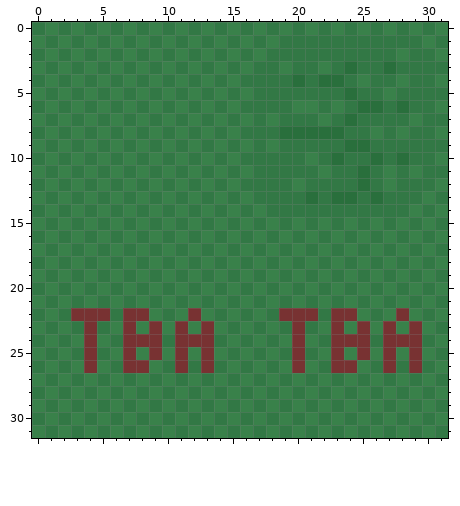
A pixel-art sprite gets an edit: res/gfx/tiles/grass.png. The picture above is the old version.
The file is 32x32 pixels.
The same view after the edit:
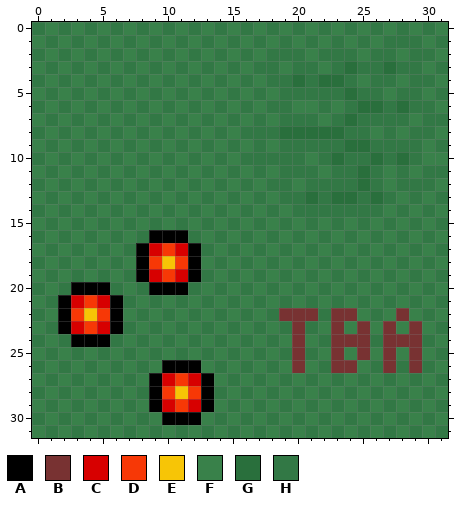
Palette (. is transparent): A #000000  B #783232  C #d70000  D #f73806  E #f7c506  F #39814a  G #296f3c  H #327845
From old to new:
Changed rows in their new state; - is an unchanged pixel.
first column x 2:
 1 ------------------F-F-F-F----
 2 -------------------F---F-----
 3 ----------------------------F
 4 ---------------F-------------
 5 ----------------F-----------F
 6 ---------------F-------------
 9 ----------------------------F
10 ----------------------------F
11 ----------------F------------
12 ---------------F-------------
13 ----------------F---------F--
14 -----------------F-------F---
16 -------AAA-------------------
17 ------ACDCA------------------
18 ------ADEDA------------------
19 ------ACDCA------------------
20 -AAA---AAA-------------------
21 ACDCA------------------------
22 ADEDAFH---H------------------
23 ACDCAH-H-H-H-----------------
24 -AAA-FHF-FHF-----------------
25 --F--H-H-H-H-----------------
26 --H--FH-AAAF-----------------
27 -------ACDCA-----------------
28 -------ADEDA-----------------
29 -------ACDCA-----------------
30 --------AAA------------------
